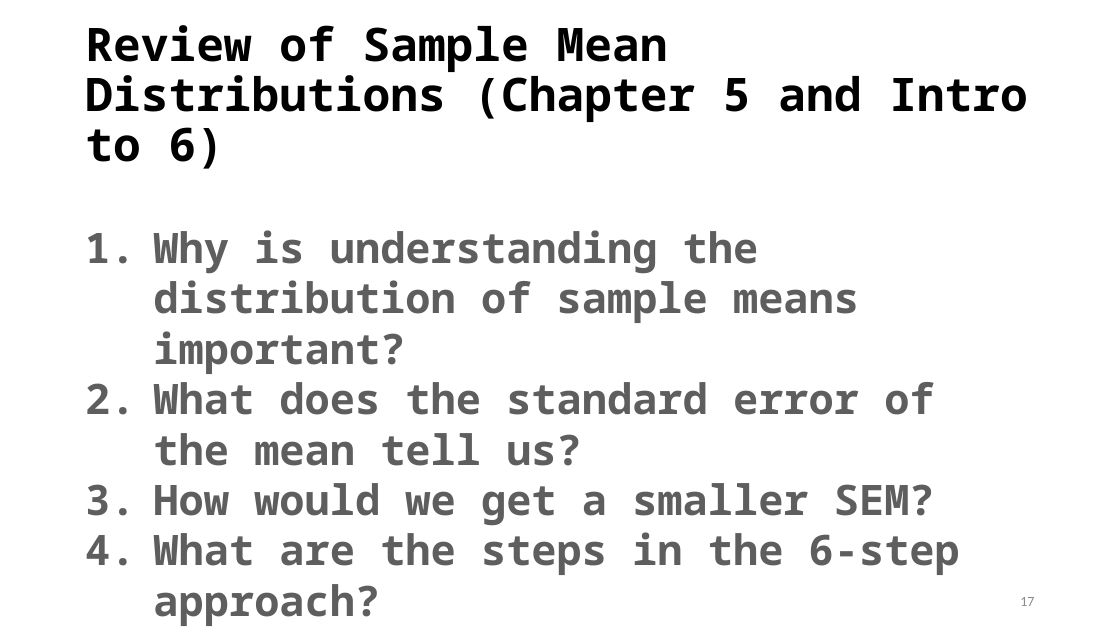
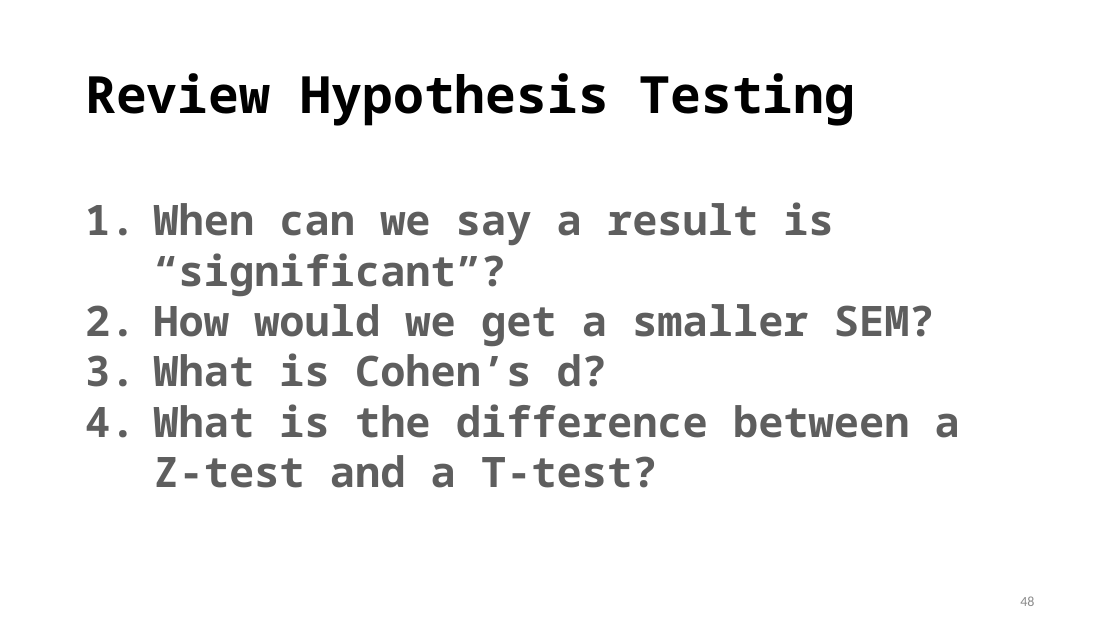
Before and after one commit to TysonStanley/EDU-6050, a slide deck: slide 48 of Slides/05_EDUC_6050_2018.pptx (slide 17 before the commit). Drawn at 1120x630 pixels with LibreOffice and Linux fonts; fonts in the diff are those of the drawing. Boxes give left, top, right and bottom in pixels: in the first picture for what was removed or moved away, otherwise in the second. Text is boxed around its words. In the diff, an @@ line names an element or a change of style, - is before the commit and + after.

```diff
--- a/Slides/05_EDUC_6050_2018.pptx
+++ b/Slides/05_EDUC_6050_2018.pptx
@@ title at (85,73,856,126): text changed; size 39.6 to 44 pt @@
-Review of Sample Mean Distributions (Chapter 5 and Intro to 6)
+Review Hypothesis Testing
@@ text "When can we say a ...": place and size @@
-text "When can we say a ..." at (153,230,960,575)
+text "When can we say a ..." at (153,202,960,488)
@@ text at (153,202,833,297): text changed @@
-1. Why is understanding the distribution of sample means important?
-2. What does the standard error of the mean tell us?
+1. When can we say a result is “significant”?
@@ text at (153,353,960,488): text changed @@
-4. What are the steps in the 6-step approach?
+3. What is Cohen’s d?
+4. What is the difference between a Z-test and a T-test?
@@ page number at (1020,596,1034,606): text changed @@
-17
+48
```
Also in this commit, not shown: 10 other slides changed, 34 slides added, 3 slides removed, 2 other files.
